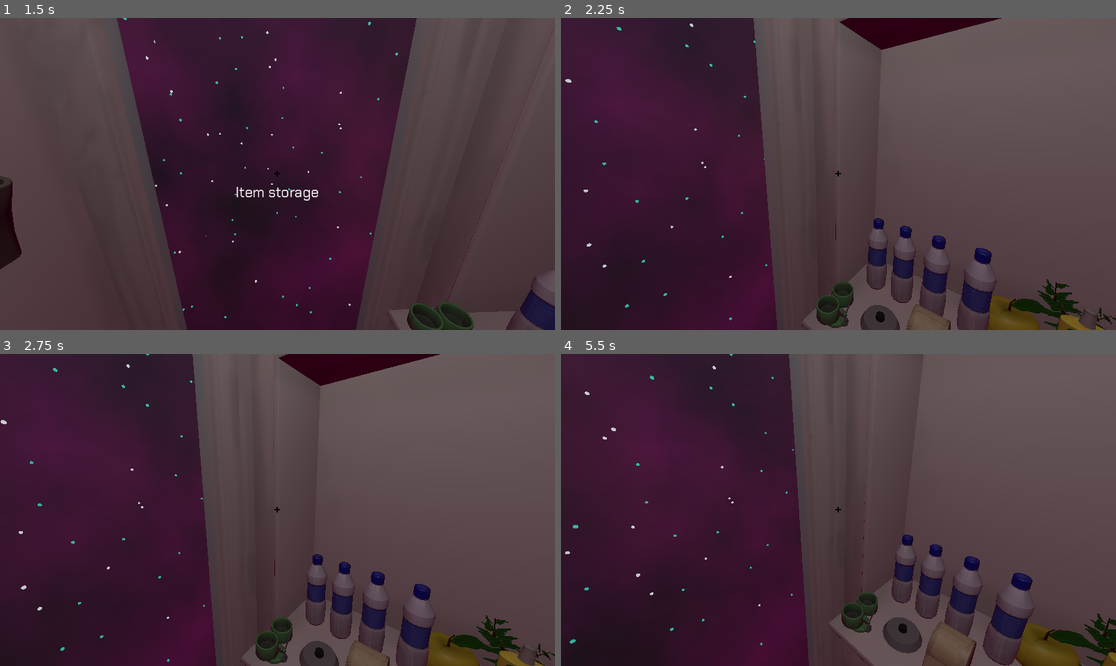
Above: before the commit, frames 1-4 (two rows, left to right).
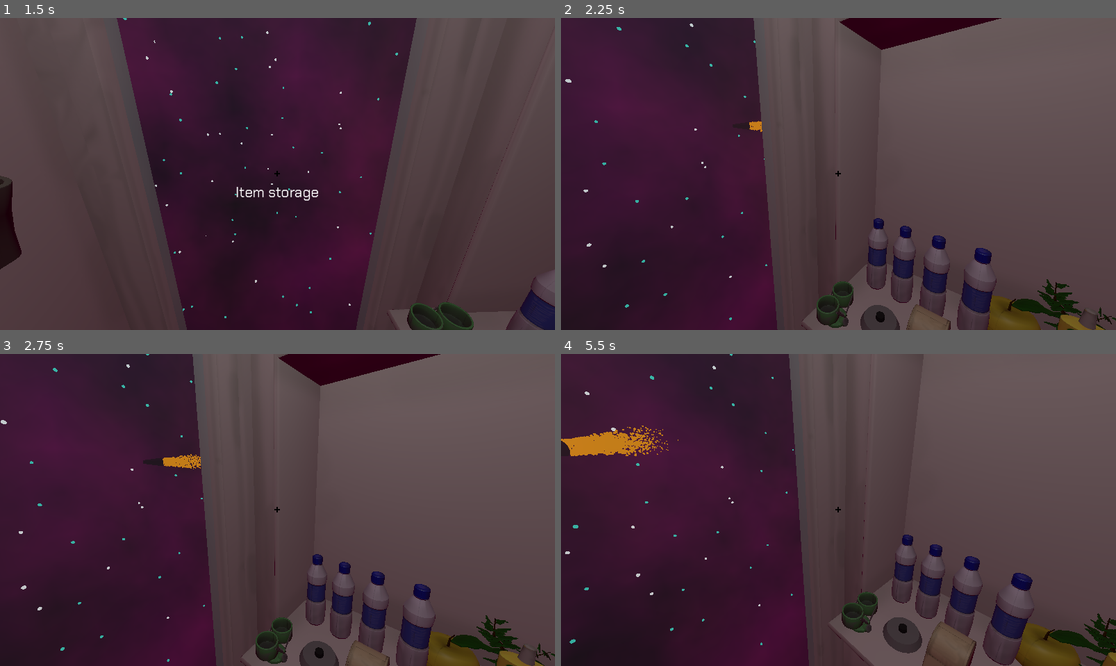
Above: after the commit, the same moments.

Repository: kettle-game-studio/unlimited-space-shawarma
Game: Godot game, scene res://assets/scenes/main_scene.tscn
Two runs of this game, one before a commit and one after it. Both use one fixed random seed, a clock stepped at 60 frames per second and the inputs below. Sound files missing from this copy of the repository are replaced by a short silence.
Inputs (mouse positions are in pixels of both pictures, inside the frame that each line leads up to):
- Up to frame 1 (1.5 s): move the mouse to (399, 158) at 0.52 s; click (399, 158) at 0.6 s; move the mouse to (249, 174) at 1.27 s; click (249, 174) at 1.35 s
- Up to frame 2 (2.25 s): move the mouse to (849, 167) at 2.02 s; click (849, 167) at 2.1 s
- Up to frame 3 (2.75 s): no input
- Up to frame 4 (5.5 s): move the mouse to (832, 516) at 2.77 s; click (832, 516) at 2.85 s; move the mouse to (877, 513) at 3.52 s; click (877, 513) at 3.6 s; tap Enter at 4.25 s; move the mouse to (794, 506) at 4.27 s; click (794, 506) at 4.35 s; move the mouse to (844, 510) at 5.02 s; click (844, 510) at 5.1 s

Frame 1 is identical in both runs. In frame 2, less than 0.1% of the frame differs, in the area x 33-37%, y 32-37%; in frame 3, 0.2%; in frame 4, 0.9%, in the area x 0-22%, y 22-33%.

Commit message:
Add space ship

Diff:
--- /dev/null
+++ b/assets/materials/patricle_fire_material.tres
@@ -0,0 +1,5 @@
+[gd_resource type="StandardMaterial3D" format=3 uid="uid://ckm1lq8aid5hv"]
+
+[resource]
+shading_mode = 0
+albedo_color = Color(0.988254, 0.565945, 3.85046e-07, 1)
--- a/assets/prefabs/machines/mixer.tscn
+++ b/assets/prefabs/machines/mixer.tscn
@@ -75,7 +75,7 @@
 transform = Transform3D(0.03, 8.98589e-17, 2.68234e-15, -1.66533e-16, 0.0161872, 0.48321, 1.88041e-21, -0.0310318, 0.252058, 7.99361e-15, 0.33426, 0.0814948)
 
 [node name="BoneAttachmentLeft" type="BoneAttachment3D" parent="Mixer/Armature/Skeleton3D" index="2"]
-transform = Transform3D(0.733905, 0.679252, 3.93313e-07, -0.679252, 0.733905, -2.29665e-07, -4.44654e-07, -9.86066e-08, 1, 0, 0.260838, 0)
+transform = Transform3D(0.733905, 0.679252, 3.93312e-07, -0.679252, 0.733905, -2.29664e-07, -4.44654e-07, -9.86065e-08, 1, 0, 0.260838, 0)
 bone_name = "B1.R"
 bone_idx = 4
 
--- /dev/null
+++ b/assets/prefabs/space_ship.tscn
@@ -0,0 +1,40 @@
+[gd_scene load_steps=6 format=3 uid="uid://tqi5dw3n0sam"]
+
+[ext_resource type="Script" path="res://assets/scripts/space_ship.gd" id="1_iaggv"]
+[ext_resource type="Material" uid="uid://ckm1lq8aid5hv" path="res://assets/materials/patricle_fire_material.tres" id="2_k156s"]
+
+[sub_resource type="CylinderMesh" id="CylinderMesh_v52yh"]
+top_radius = 0.2
+
+[sub_resource type="SphereMesh" id="SphereMesh_ymlqv"]
+material = ExtResource("2_k156s")
+radius = 1.0
+height = 2.0
+radial_segments = 5
+rings = 5
+
+[sub_resource type="Curve" id="Curve_llwu6"]
+_data = [Vector2(0.0851852, 1), 0.0, 0.0, 0, 0, Vector2(1, 0.402135), -2.5181, 0.0, 0, 0]
+point_count = 2
+
+[node name="SpaceShip" type="PathFollow3D"]
+script = ExtResource("1_iaggv")
+
+[node name="CSGMesh3D" type="CSGMesh3D" parent="."]
+transform = Transform3D(10, 0, 0, 0, -4.72826e-07, -10.88, 0, 10.817, -4.7558e-07, 0, 0, 0)
+mesh = SubResource("CylinderMesh_v52yh")
+
+[node name="CPUParticles3D" type="CPUParticles3D" parent="."]
+transform = Transform3D(-4.37114e-08, 0, 1, 0, 1, 0, -1, 0, -4.37114e-08, 0, 0, -14.3219)
+amount = 1000
+lifetime_randomness = 0.5
+mesh = SubResource("SphereMesh_ymlqv")
+emission_shape = 6
+emission_ring_axis = Vector3(0, 0, 1)
+emission_ring_height = 5.0
+emission_ring_radius = 5.0
+emission_ring_inner_radius = 4.0
+gravity = Vector3(0, 0, 0)
+initial_velocity_min = 10.0
+initial_velocity_max = 20.0
+scale_amount_curve = SubResource("Curve_llwu6")
--- a/assets/scenes/main_scene.tscn
+++ b/assets/scenes/main_scene.tscn
@@ -20,8 +20,17 @@
 [ext_resource type="PackedScene" uid="uid://dwvn7f4y0eusi" path="res://assets/prefabs/items/item_microwave.tscn" id="17_myq18"]
 [ext_resource type="PackedScene" uid="uid://nw464mch7bk4" path="res://assets/prefabs/items/item_mixer.tscn" id="18_s8t7w"]
 [ext_resource type="PackedScene" uid="uid://c4t1l3fkw2e1m" path="res://assets/prefabs/items/item_fruit_paste.tscn" id="20_65aao"]
+[ext_resource type="PackedScene" uid="uid://tqi5dw3n0sam" path="res://assets/prefabs/space_ship.tscn" id="21_2ndht"]
 
 [sub_resource type="CameraAttributesPractical" id="CameraAttributesPractical_ho8qv"]
+
+[sub_resource type="Curve3D" id="Curve3D_tu2v3"]
+resource_local_to_scene = true
+_data = {
+"points": PackedVector3Array(0, 0, 0, 0, 0, 0, -0.956787, -0.480698, -112.104, 0, 0, 0, 0, 0, 0, 25, -0.475771, -112.109, 0, 0, 0, 0, 0, 0, 92.3529, -28.9205, -55.825, 0, 0, 0, 0, 0, 0, 101.736, -16.1818, 36.4258, 0, 0, 0, 0, 0, 0, 52.189, -4.16142, 117.148, 0, 0, 0, 0, 0, 0, -27.4565, 5.49452, 200.763, 0, 0, 0, 0, 0, 0, -164.673, 8, 195.209, 0, 0, 0, 0, 0, 0, -289.144, -11.3111, 129.78),
+"tilts": PackedFloat32Array(0, 0, 0, 0, 0, 0, 0, 0)
+}
+point_count = 8
 
 [node name="MainScene" type="Node3D"]
 
@@ -125,6 +134,14 @@
 [node name="Item11" parent="." instance=ExtResource("20_65aao")]
 transform = Transform3D(1, 0, 0, 0, 1, 0, 0, 0, 1, -3.28944, -2.2378, -1.04267)
 
+[node name="Path3D" type="Path3D" parent="."]
+transform = Transform3D(1, 0, 0, 0, 1, 0, 0, 0, 1, 0, 0, 101.22)
+curve = SubResource("Curve3D_tu2v3")
+
+[node name="SpsaceShip" parent="Path3D" instance=ExtResource("21_2ndht")]
+transform = Transform3D(0.000189781, 0.000192717, -0.999999, -0.999999, 1.94707e-07, -0.000189781, 1.58133e-07, 0.999999, 0.000192718, 3.04306, -0.479939, -112.105)
+progress = 4.0
+
 [editable path="Trading"]
 [editable path="Trading/Table/ItemInMachine"]
 [editable path="Trading/Table/ItemInMachine2"]
--- /dev/null
+++ b/assets/scripts/space_ship.gd
@@ -0,0 +1,10 @@
+extends PathFollow3D
+class_name SpaceShip
+
+@export var speed: float = 0.1
+
+var time = 0.0
+
+func _process(delta: float):
+	time += delta * speed
+	self.progress_ratio = clamp(1 - time, 0, 1)
Not shown: 2 places in assets/scenes/main_scene.tscn that only renumber resources
